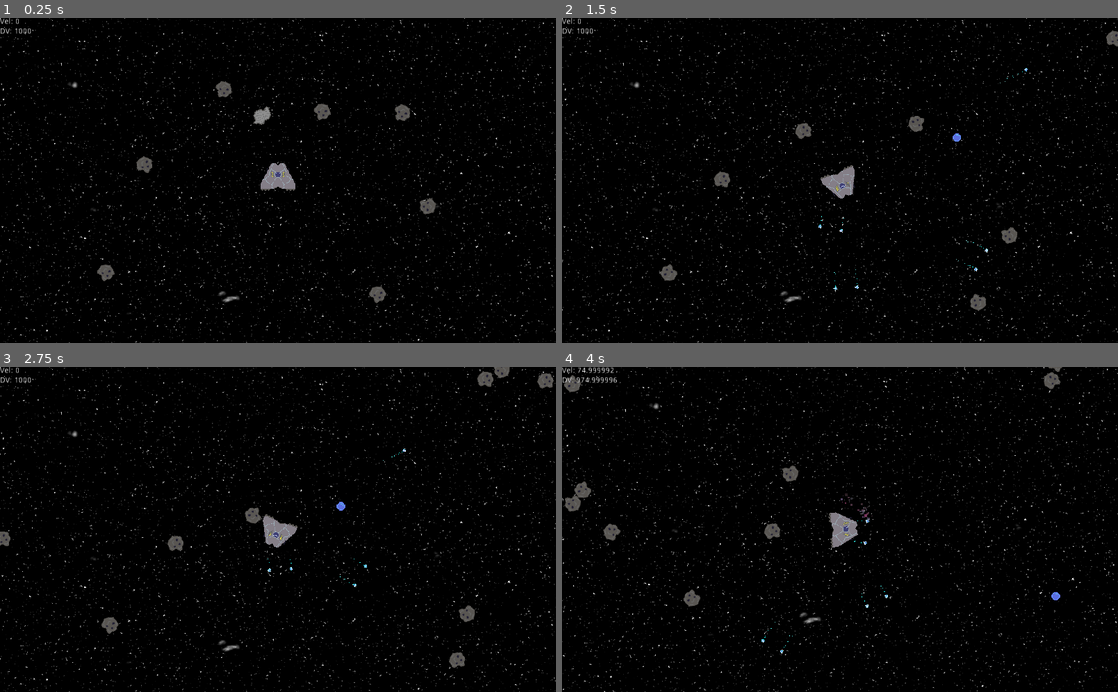
Above: before the commit, frames 1-4 (two rows, left to right).
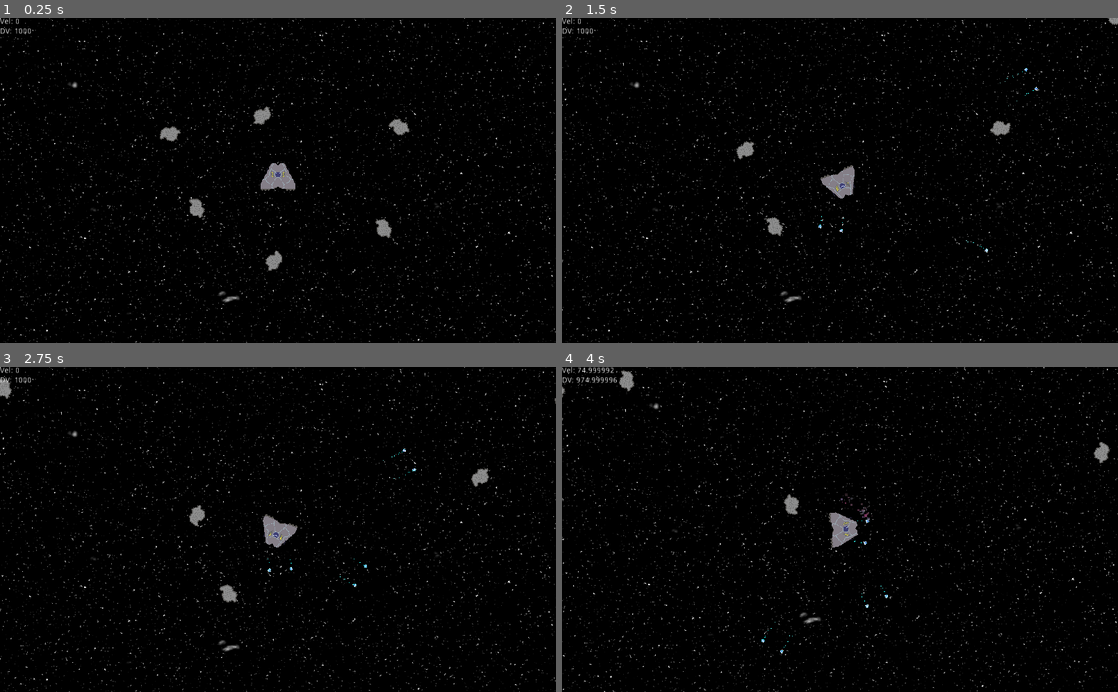
Above: after the commit, the same moments.

Repository: Scimon/godot-experiments
Game: Godot game, scene res://Game.tscn
Same seed, same stepped clock (60 frames per second), same inputs: the game is played once before the commit and once after it.
Inputs:
- Up to frame 1 (0.25 s): no input
- Up to frame 2 (1.5 s): hold D (turn_right) 0.53-1.28 s; hold Space (shoot) 0.53-1.28 s; hold A (turn_left) from 1.28 s (still down); tap Space (shoot) at 1.35 s
- Up to frame 3 (2.75 s): release A (turn_left) at 2.03 s; hold D (turn_right) from 2.03 s (still down); hold Space (shoot) from 2.03 s (still down)
- Up to frame 4 (4 s): release D (turn_right) at 2.78 s; release Space (shoot) at 2.78 s; hold W (accelerate) 2.78-3.53 s; tap Space (shoot) at 2.85 s; hold A (turn_left) from 3.53 s (still down); hold Space (shoot) from 3.53 s (still down)

The runs differ from the first frame. In frame 1, 1.3% of the frame differs, in the area x 17-79%, y 19-88%; in frame 2, 1.2%; in frame 3, 1.4%, in the area x 0-100%, y 0-93%; in frame 4, 1.3%.

Commit message:
Use tiled asteroids each time

Diff:
--- a/Spaceship/Asteroids.gd
+++ b/Spaceship/Asteroids.gd
@@ -1,7 +1,7 @@
 extends Node2D
 
 export var max_asteroids = 50
-onready var Asteroid = preload("res://Asteroid.tscn")
+onready var Asteroid = preload("res://TiledAsteroid.tscn")
 onready var shipVelocity = get_node("/root/ShipVelocity")
 var CENTER = Vector2(512,300)
 
--- a/Spaceship/Game.tscn
+++ b/Spaceship/Game.tscn
@@ -1,8 +1,7 @@
-[gd_scene load_steps=9 format=2]
+[gd_scene load_steps=8 format=2]
 
 [ext_resource path="res://PlayerShip.tscn" type="PackedScene" id=1]
 [ext_resource path="res://UI.gd" type="Script" id=2]
-[ext_resource path="res://Asteroid.tscn" type="PackedScene" id=3]
 [ext_resource path="res://back2.png" type="Texture" id=4]
 [ext_resource path="res://ParallaxBackground.gd" type="Script" id=5]
 [ext_resource path="res://new-back.png" type="Texture" id=6]
@@ -13,32 +12,30 @@
 
 [node name="Asteroids" type="Node2D" parent="."]
 script = ExtResource( 7 )
+max_asteroids = 30
 
 [node name="AsteroidGroup" type="Node2D" parent="Asteroids"]
 
-[node name="Asteroid6" parent="Asteroids/AsteroidGroup" instance=ExtResource( 3 )]
-position = Vector2( 405.051, 114.668 )
+[node name="TiledAsteroid" parent="Asteroids/AsteroidGroup" instance=ExtResource( 8 )]
+position = Vector2( 475.884, 172.535 )
 
-[node name="Asteroid8" parent="Asteroids/AsteroidGroup" instance=ExtResource( 3 )]
-position = Vector2( 193.23, 467.922 )
+[node name="TiledAsteroid2" parent="Asteroids/AsteroidGroup" instance=ExtResource( 8 )]
+position = Vector2( 306.178, 208.597 )
 
-[node name="Asteroid7" parent="Asteroids/AsteroidGroup" instance=ExtResource( 3 )]
-position = Vector2( 259.037, 265.102 )
+[node name="TiledAsteroid3" parent="Asteroids/AsteroidGroup" instance=ExtResource( 8 )]
+position = Vector2( 719.129, 200.819 )
 
-[node name="Asteroid5" parent="Asteroids/AsteroidGroup" instance=ExtResource( 3 )]
-position = Vector2( 739.486, 162.534 )
+[node name="TiledAsteroid4" parent="Asteroids/AsteroidGroup" instance=ExtResource( 8 )]
+position = Vector2( 698.623, 374.06 )
 
-[node name="Asteroid2" parent="Asteroids/AsteroidGroup" instance=ExtResource( 3 )]
-position = Vector2( 679.877, 505.72 )
+[node name="TiledAsteroid5" parent="Asteroids/AsteroidGroup" instance=ExtResource( 8 )]
+position = Vector2( 354.969, 342.948 )
 
-[node name="Asteroid3" parent="Asteroids/AsteroidGroup" instance=ExtResource( 3 )]
-position = Vector2( 781.796, 336.01 )
-
-[node name="Asteroid4" parent="Asteroids/AsteroidGroup" instance=ExtResource( 3 )]
-position = Vector2( 580.581, 166.674 )
+[node name="TiledAsteroid6" parent="Asteroids/AsteroidGroup" instance=ExtResource( 8 )]
+position = Vector2( 502.047, 446.185 )
 
 [node name="Timer" type="Timer" parent="Asteroids"]
-wait_time = 0.01
+wait_time = 0.1
 autostart = true
 
 [node name="PlayerShip" parent="." instance=ExtResource( 1 )]
@@ -77,7 +74,4 @@
 margin_top = 18.0
 margin_right = 286.0
 margin_bottom = 32.0
-
-[node name="TiledAsteroid" parent="." instance=ExtResource( 8 )]
-position = Vector2( 475.884, 172.535 )
 [connection signal="timeout" from="Asteroids/Timer" to="Asteroids" method="_on_Timer_timeout"]
